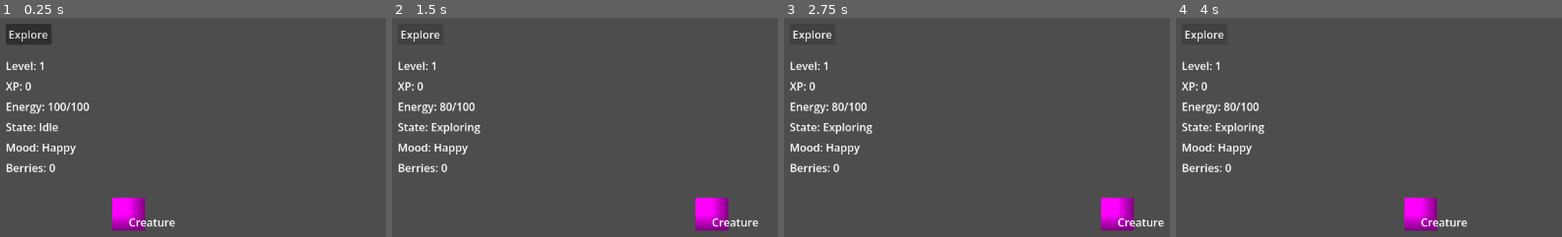
Above: before the commit, frames 1-4 (left to right).
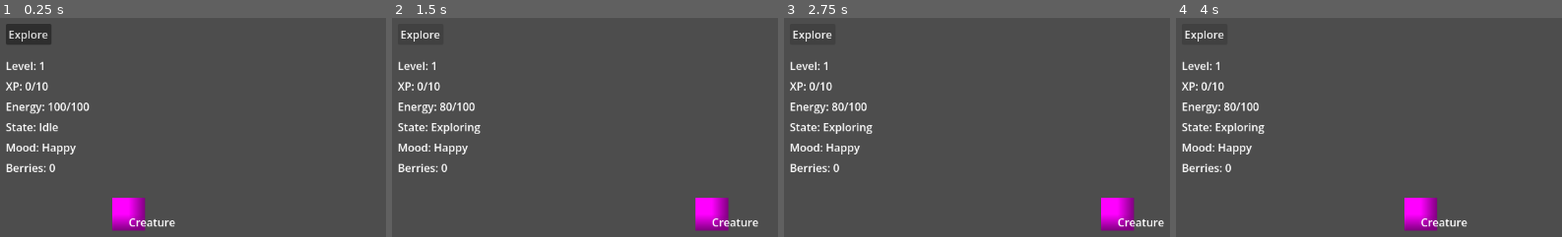
Above: after the commit, the same moments.

Repository: Radhika-15-Agarwal/CreatureGame
Game: Godot game, scene res://scenes/main.tscn
Two runs of this game, one before a commit and one after it. Both use one fixed random seed, a clock stepped at 60 frames per second and the inputs below.
Inputs:
- Up to frame 1 (0.25 s): no input
- Up to frame 2 (1.5 s): click "Explore" at 0.5 s; click "Explore" at 1.25 s
- Up to frame 3 (2.75 s): click "Explore" at 2 s
- Up to frame 4 (4 s): tap Enter at 2.75 s; tap Space at 3.5 s

The runs differ from the first frame. In frame 1, less than 0.1% of the frame differs, in the area x 8-13%, y 29-34%; in frame 2, less than 0.1%; in frame 3, less than 0.1%; in frame 4, less than 0.1%.

Commit message:
Fix XP overflow and add threshold calculation

Diff:
--- a/scripts/creature.gd
+++ b/scripts/creature.gd
@@ -37,8 +37,8 @@
 func gain_xp(amount):
 	xp += amount
 
-	if xp >= level * xp_per_level:
-		xp = 0
+	while xp >= get_xp_threshold():
+		xp -= get_xp_threshold()
 		level += 1
 		print("Level Up! ", level)
 
@@ -111,3 +111,6 @@
 
 func get_item_count(item_name: String):
 	return inventory.get(item_name, 0)
+
+func get_xp_threshold():
+	return level * xp_per_level
--- a/scripts/main.gd
+++ b/scripts/main.gd
@@ -18,7 +18,10 @@
 
 func update_ui():
 	level_label.text = "Level: %d" % creature.level
-	xp_label.text = "XP: %d" % creature.xp
+	xp_label.text = "XP: %d/%d" % [
+		creature.xp,
+		creature.get_xp_threshold()
+	]
 
 	state_label.text = "State: " + creature.get_state()
 
